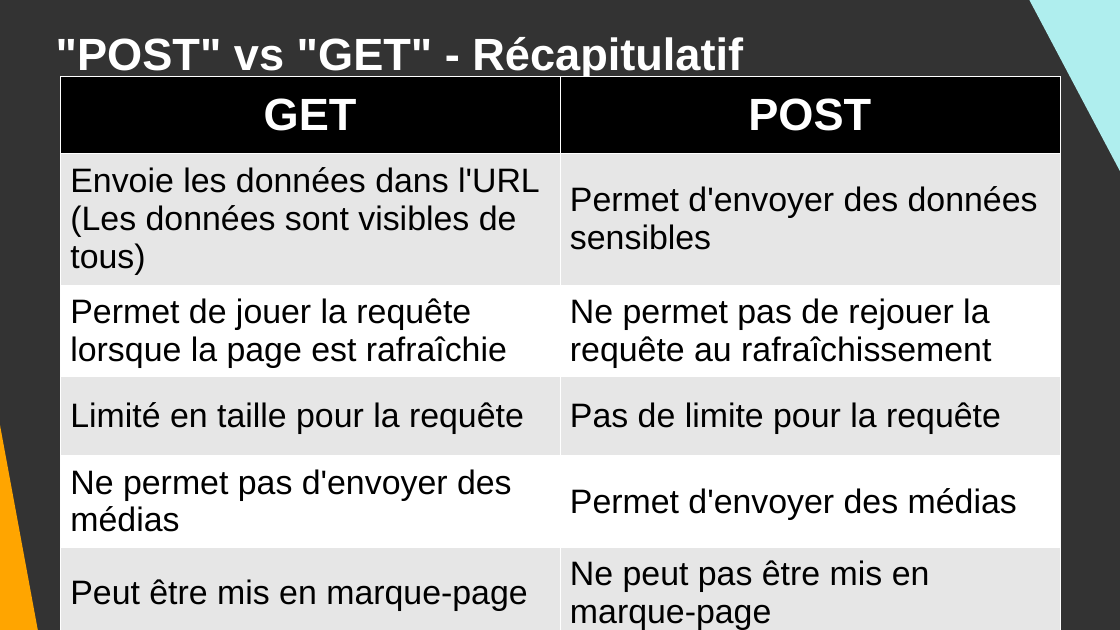
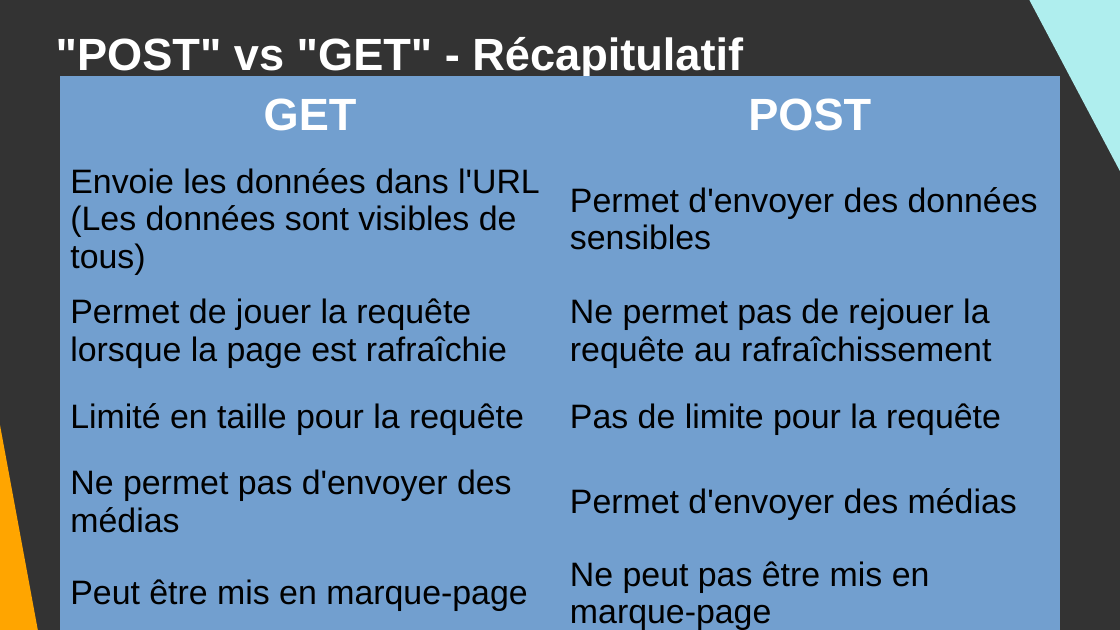
Before and after one commit to DanYellow/cours, a slide deck: slide 18 of integration-web-s1/travaux-pratiques/numero-2/presentation.odp (slide 17 before the commit). Drawn at 1120x630 pixels with LibreOffice and Linux fonts; fonts in the diff are those of the drawing. Boxes give left, top, right and bottom in pixels: in the first picture for what was removed or moved away, otherwise in the second. Text is boxed around its words. In the diff, an @@ line names an element or a change of style, - is before the commit and + after.

```diff
--- a/integration-web-s1/travaux-pratiques/numero-2/presentation.odp
+++ b/integration-web-s1/travaux-pratiques/numero-2/presentation.odp
@@ table at <box>60,76,1060,630</box> @@
@@ fill #000000 to #729FCF in row 1 @@
@@ fill #E6E6E6 to #729FCF in 6 cells @@
@@ fill #FFFFFF to #729FCF in 4 cells @@
@@ borders changed @@
```
Also in this commit, not shown: 2 other slides changed, 1 slide added, 2 other files.
